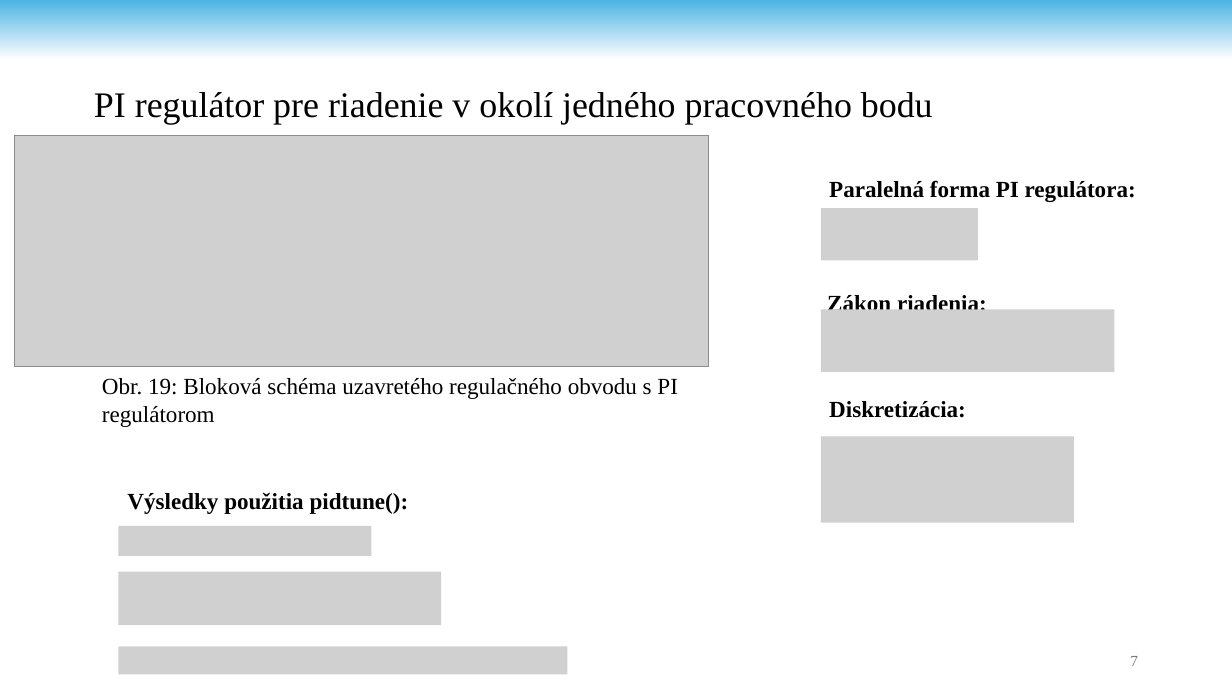
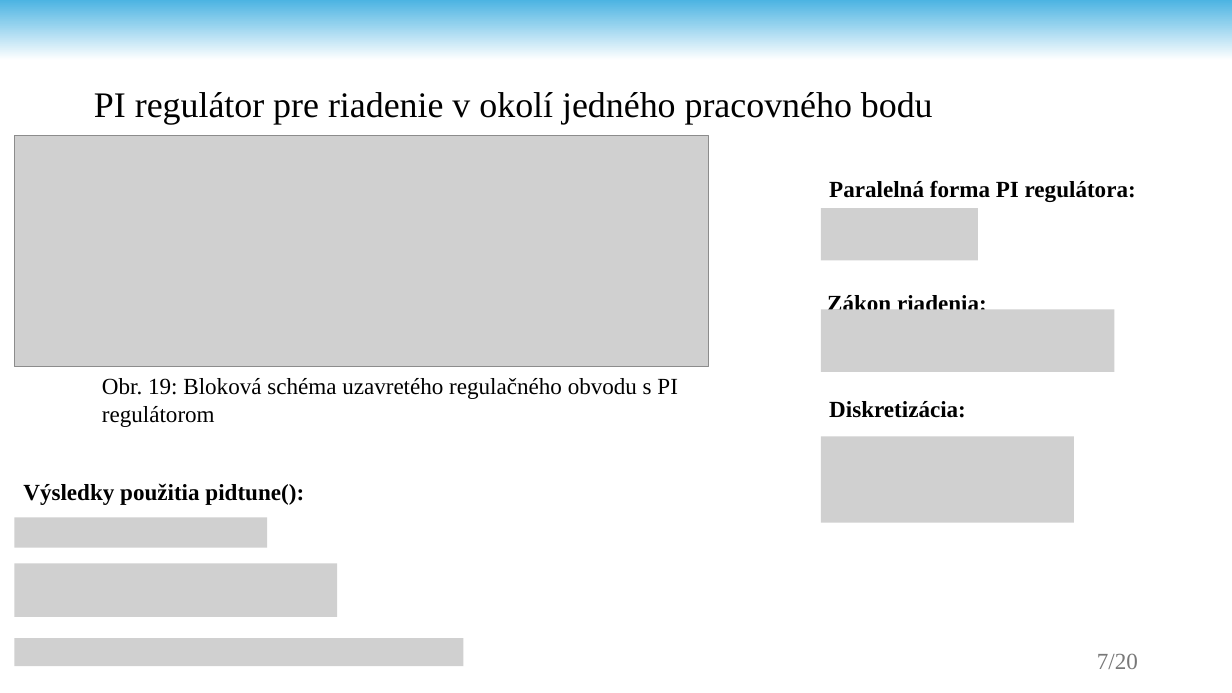
Before and after one commit to andrii-stoliar/DP-Stoliar, a slide deck: slide 7 of Prez/Prez.pptx. Drawn at 1232x693 pixels with LibreOffice and Linux fonts; fonts in the diff are those of the drawing; grey boxes stand for pictures; background and template pictures are left out. Boxes give left, top, right and bottom in pixels: in the first picture for what was removed or moved away, otherwise in the second. Text is boxed around its words. In the diff, an @@ line names an element or a change of style, - is before the commit and + after.

```diff
--- a/Prez/Prez.pptx
+++ b/Prez/Prez.pptx
@@ 3 pictures, 1 text: place and size @@
-3 pictures, 1 text at bbox=[118, 492, 567, 675]
+3 pictures, 1 text at bbox=[14, 483, 463, 666]
@@ text at bbox=[1097, 653, 1138, 669]: text changed; size 12 to 18 pt @@
-7
+7/20
```
Also in this commit, not shown: 20 other slides changed, 1 other file.
